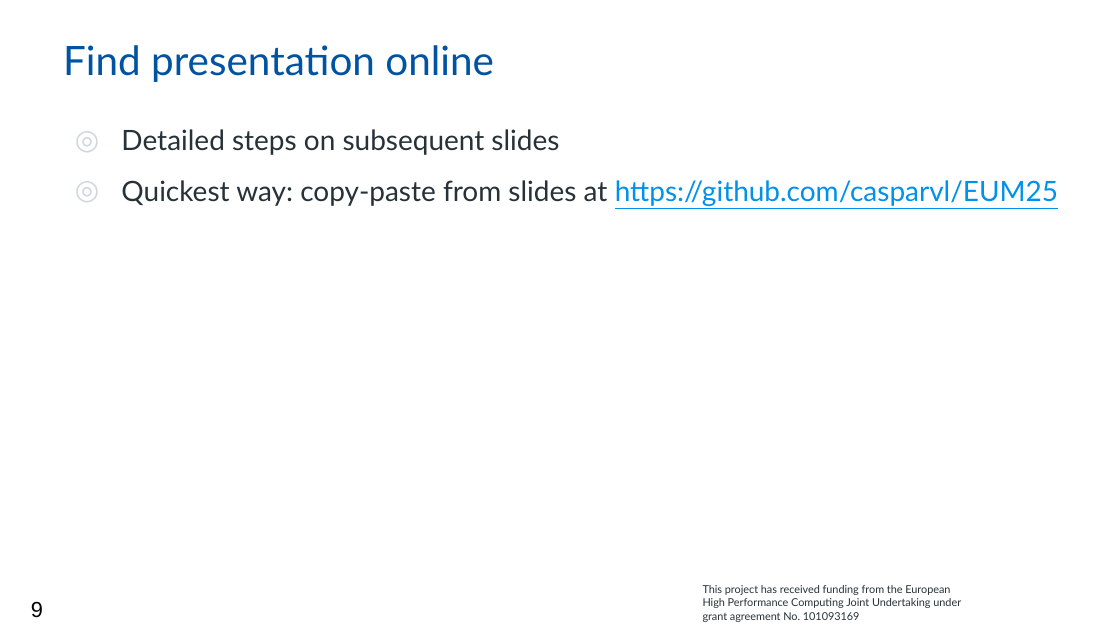
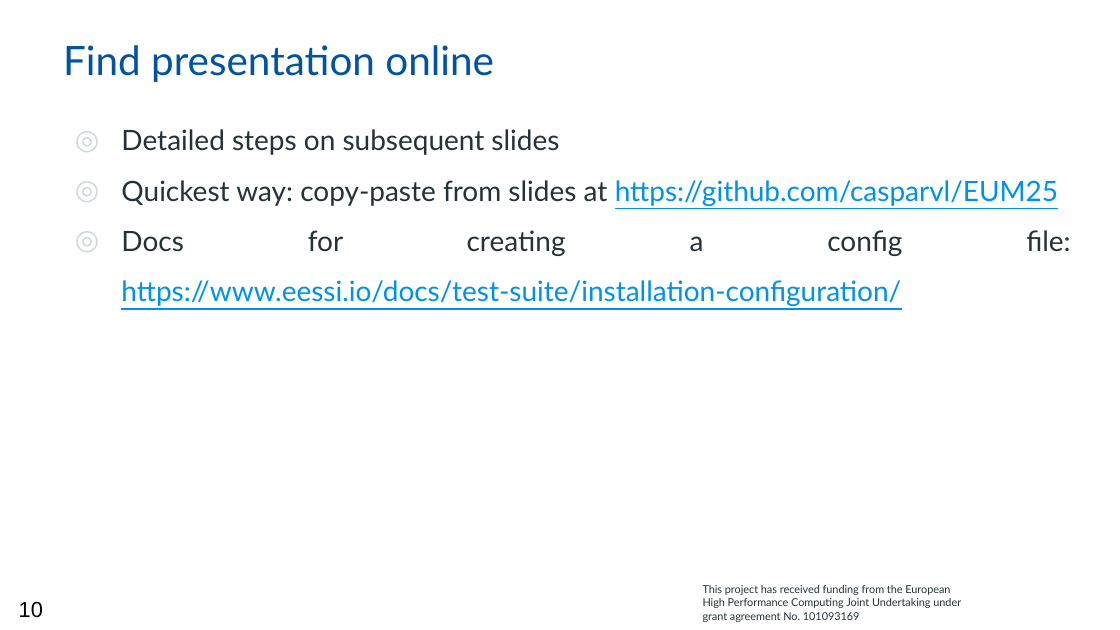
Before and after one commit to casparvl/EUM25, a slide deck: slide 10 of 2025-03 - EESSI test suite at EUM25.pptx (slide 9 before the commit). Drawn at 1120x630 pixels with LibreOffice and Linux fonts; fonts in the diff are those of the drawing; background and template pictures are left out. Boxes give left, top, right and bottom in pixels: in the first picture for what was removed or moved away, otherwise in the second. Text is boxed around its words. In the diff, an @@ line names an element or a change of style, - is before the commit and + after.

```diff
--- a/2025-03 - EESSI test suite at EUM25.pptx
+++ b/2025-03 - EESSI test suite at EUM25.pptx
@@ text at (121,230,902,306): paragraph added @@
+◎ Docs for creating a config file: https://www.eessi.io/docs/test-suite/installation-configuration/
@@ page number at (19,601,43,618): text changed @@
-9
+10
```
Also in this commit, not shown: 6 other slides changed, 1 other file.
